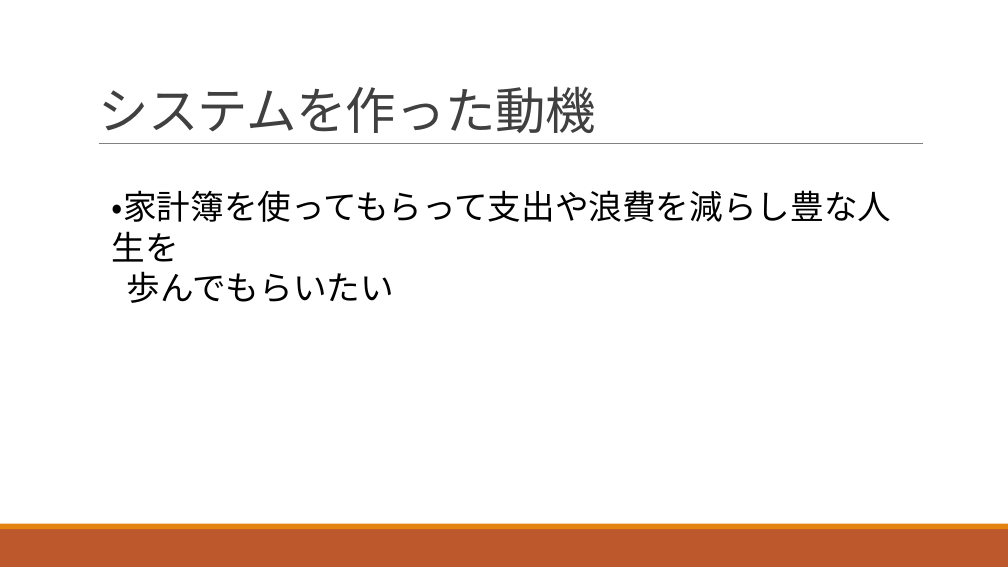
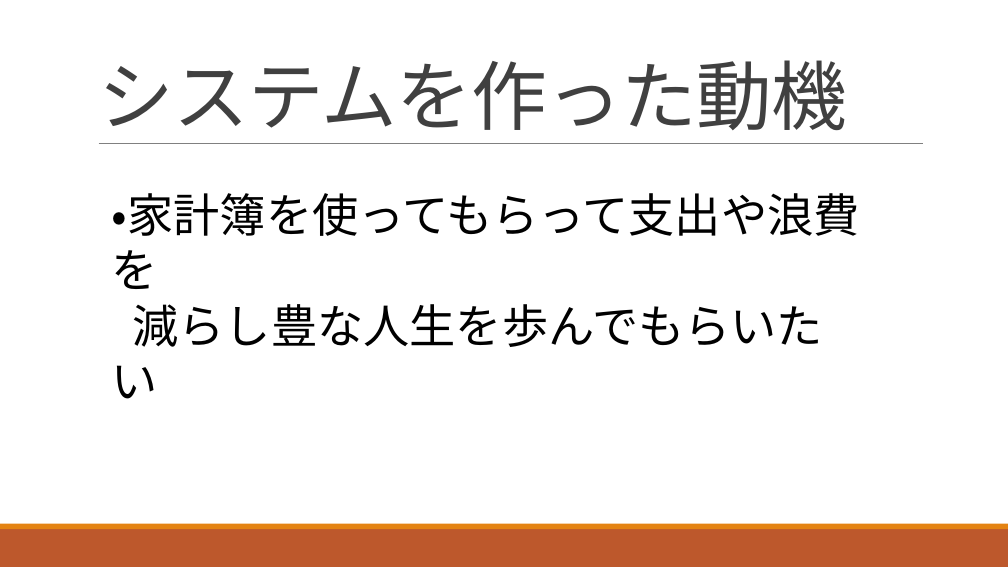
Before and after one commit to ShunjiYamamoto/groupA, a slide deck: slide 5 of 9.発表資料/グループ開発_Aグループ発表資料.pptx (slide 3 before the commit). Drawn at 1008x567 pixels with LibreOffice and Linux fonts; fonts in the diff are those of the drawing. Boxes give left, top, right and bottom in pixels: in the first picture for what was removed or moved away, otherwise in the second. Text is boxed around its words. In the diff, an @@ line names an element or a change of style, - is before the commit and + after.

```diff
--- a/9.発表資料/グループ開発_Aグループ発表資料.pptx
+++ b/9.発表資料/グループ開発_Aグループ発表資料.pptx
@@ title "システムを作った動機" at (98,60,847,130): size 48 to 72 pt @@
@@ text at (112,193,860,399): text changed; size 32 to 44 pt @@
-・家計簿を使ってもらって支出や浪費を減らし豊な人生を
-歩んでもらいたい
+・家計簿を使ってもらって支出や浪費を
+減らし豊な人生を歩んでもらいたい
```
Also in this commit, not shown: 10 other slides changed, 5 slides added, 3 other files.
